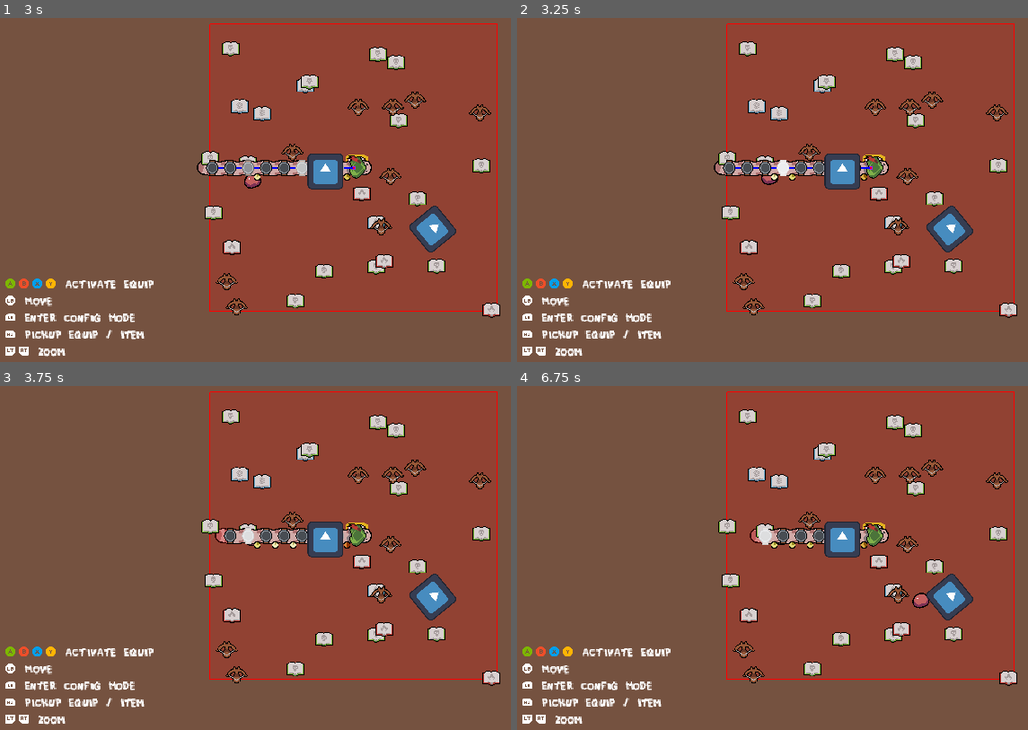
Above: before the commit, frames 1-4 (two rows, left to right).
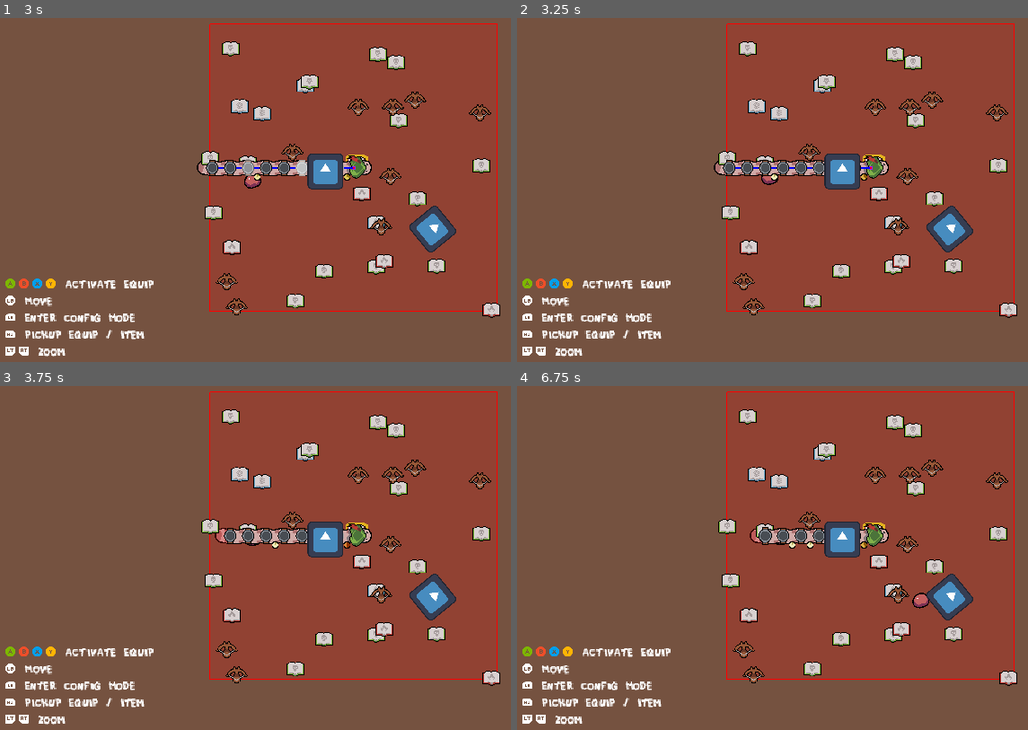
Above: after the commit, the same moments.

Repository: Justuna/worm-odyssey
Game: Godot game, scene res://scenes/tests/worm_test.tscn
The game is run twice, just before and just after one commit, with the same random seed, the same clock (stepped at 60 frames per second) and the same inputs. The engine's default icon, where the game draws it, is replaced by a stand-in: a white triangle on a blue panel in a dark square.
Inputs (mouse positions are in pixels of both pictures, inside the frame that each line leads up to):
- Up to frame 1 (3 s): tap Enter at 0.5, 2 s; move the mouse to (outside the picture) at 0.52 s; hold D 0.53-1.28 s; tap B at 0.6, 1.35, 2.3, 2.85 s; click (outside the picture) at 0.67 s; tap Space at 1.25 s; move the mouse to (209, 186) at 1.27 s; hold S 1.28-2.03 s; move the mouse to (424, 79) at 2.02 s; hold D from 2.03 s (still down); tap G at 2.1 s; move the mouse to (316, 248) at 2.77 s; click (316, 248) at 2.92 s
- Up to frame 2 (3.25 s): keep holding D
- Up to frame 3 (3.75 s): move the mouse to (outside the picture) at 3.52 s; release D at 3.53 s; hold S from 3.53 s (still down); tap B at 3.6 s
- Up to frame 4 (6.75 s): move the mouse to (654, 475) at 4.27 s; tap G at 4.35, 6.6 s; tap B at 4.55, 5.1, 5.85 s; move the mouse to (905, 537) at 5.02 s; click (905, 537) at 5.17 s; move the mouse to (762, 434) at 5.77 s; release S at 5.78 s; hold D from 5.78 s (still down); move the mouse to (outside the picture) at 6.52 s

Frame 1 is identical in both runs. In frame 2, 0.1% of the frame differs, in the area x 50-55%, y 41-48%; in frame 3, 0.1%; in frame 4, 0.2%, in the area x 47-58%, y 40-48%.

Commit message:
Add hit cooldown to hit continuously

Diff:
--- /dev/null
+++ b/assets/shaders/overlay.gdshader
@@ -0,0 +1,23 @@
+shader_type canvas_item;
+render_mode unshaded;
+
+uniform vec4 overlay_color : source_color = vec4(0.0);
+uniform float overlay_amount : hint_range(0.0, 1.0);
+uniform bool overlay_enabled = true;
+
+uniform vec4 overlay_2_color : source_color = vec4(0.0);
+uniform float overlay_2_amount : hint_range(0.0, 1.0);
+uniform bool overlay_2_enabled = true;
+
+void fragment() {
+	vec4 color = texture(TEXTURE, UV);
+	if (color.a > 0.0001) {
+		if (overlay_enabled) {
+			color = mix(color, overlay_color, overlay_amount);
+		}
+		if (overlay_2_enabled) {
+			color = mix(color, overlay_2_color, overlay_2_amount);
+		}
+	}
+	COLOR = color;
+}
--- a/prefabs/enemies/slime.tscn
+++ b/prefabs/enemies/slime.tscn
@@ -1,9 +1,11 @@
-[gd_scene load_steps=19 format=3 uid="uid://bec88jbk7ctt4"]
+[gd_scene load_steps=22 format=3 uid="uid://bec88jbk7ctt4"]
 
 [ext_resource type="Texture2D" uid="uid://qnqhsj8vs6fb" path="res://assets/art/enemies/slime.png" id="1_3ddp4"]
 [ext_resource type="Script" path="res://scripts/entities/hit_detector.gd" id="2_jqabg"]
+[ext_resource type="Shader" path="res://assets/shaders/overlay.gdshader" id="3_hd571"]
 [ext_resource type="Script" path="res://scripts/entities/health.gd" id="3_qd5mw"]
 [ext_resource type="Script" path="res://scripts/entities/hit_taker.gd" id="3_sbi66"]
+[ext_resource type="Script" path="res://scripts/enemies/hit_flash.gd" id="5_b0rnr"]
 [ext_resource type="Script" path="res://scripts/ai/chase_ai.gd" id="5_wyg5w"]
 [ext_resource type="Script" path="res://scripts/entities/team.gd" id="6_f7n8q"]
 [ext_resource type="Script" path="res://scripts/entities/entity_tracker.gd" id="6_vfs0d"]
@@ -14,6 +16,15 @@
 [ext_resource type="Script" path="res://scripts/effects/effect_holder.gd" id="12_4dsbr"]
 [ext_resource type="Resource" uid="uid://x0nym0cu3uxm" path="res://libraries/effect_library.tres" id="13_s6epj"]
 [ext_resource type="AnimationLibrary" uid="uid://xpohjy813mq" path="res://assets/animations/entity.tres" id="14_ablhh"]
+
+[sub_resource type="ShaderMaterial" id="ShaderMaterial_qynvl"]
+shader = ExtResource("3_hd571")
+shader_parameter/overlay_color = Color(0, 0, 0, 0)
+shader_parameter/overlay_amount = null
+shader_parameter/overlay_enabled = false
+shader_parameter/overlay_2_color = Color(1, 1, 1, 1)
+shader_parameter/overlay_2_amount = 0.0
+shader_parameter/overlay_2_enabled = true
 
 [sub_resource type="CircleShape2D" id="CircleShape2D_u53qh"]
 radius = 15.0333
@@ -57,16 +68,23 @@
 position = Vector2(0, 3.31899)
 
 [node name="Visual" type="Sprite2D" parent="VisualHolder"]
+material = SubResource("ShaderMaterial_qynvl")
 position = Vector2(0, -13)
 texture = ExtResource("1_3ddp4")
+
+[node name="HitFlash" type="Node" parent="VisualHolder/Visual" node_paths=PackedStringArray("health")]
+script = ExtResource("5_b0rnr")
+health = NodePath("../../../Health")
 
 [node name="WallCollider" type="CollisionShape2D" parent="."]
 shape = SubResource("CircleShape2D_u53qh")
 
-[node name="Hurtbox" type="Area2D" parent="." node_paths=PackedStringArray("entity")]
+[node name="Hurtbox" type="Area2D" parent="." node_paths=PackedStringArray("entity", "team")]
 position = Vector2(0, -13)
 script = ExtResource("2_jqabg")
 entity = NodePath("..")
+mode = 2
+team = NodePath("../Team")
 
 [node name="CollisionShape2D" type="CollisionShape2D" parent="Hurtbox"]
 shape = SubResource("CircleShape2D_kdnrq")
@@ -76,9 +94,11 @@
 health = NodePath("../../Health")
 hurtbox = NodePath("..")
 
-[node name="Hitbox" type="Area2D" parent="." node_paths=PackedStringArray("entity")]
+[node name="Hitbox" type="Area2D" parent="." node_paths=PackedStringArray("entity", "team")]
 script = ExtResource("2_jqabg")
 entity = NodePath("..")
+mode = 2
+team = NodePath("../Team")
 
 [node name="CollisionShape2D" type="CollisionShape2D" parent="Hitbox"]
 shape = SubResource("CircleShape2D_vx137")
@@ -87,6 +107,8 @@
 [node name="HitContinuously" type="Node" parent="Hitbox" node_paths=PackedStringArray("hitbox", "amount_stat")]
 script = ExtResource("8_5t8x6")
 tick_rate = 1.0
+hit_cooldown = 1.0
+max_hits = 1
 hitbox = NodePath("..")
 amount_stat = NodePath("../../StatBlock/Damage")
 
--- a/prefabs/worm/worm_segment.tscn
+++ b/prefabs/worm/worm_segment.tscn
@@ -14,6 +14,7 @@
 [ext_resource type="Script" path="res://scripts/entities/health.gd" id="7_qqxq3"]
 [ext_resource type="Script" path="res://scripts/entities/stats/stat_block.gd" id="10_nyqvj"]
 [ext_resource type="Script" path="res://scripts/entities/stats/stat.gd" id="11_cgg08"]
+[ext_resource type="Script" path="res://scripts/enemies/hit_flash.gd" id="11_isjfl"]
 [ext_resource type="Script" path="res://scripts/entities/team.gd" id="12_bxh31"]
 
 [sub_resource type="Gradient" id="Gradient_4p2et"]
@@ -80,7 +81,11 @@
 texture = ExtResource("3_rg1sj")
 
 [node name="EquipmentContainer" type="Node2D" parent="CanvasGroup"]
-scale = Vector2(1, 1)
+
+[node name="HitFlash" type="Node" parent="CanvasGroup" node_paths=PackedStringArray("health")]
+script = ExtResource("11_isjfl")
+health = NodePath("../../Health")
+fill_parameter = "overlay_amount"
 
 [node name="HealthIndicatorContainer" type="Sprite2D" parent="."]
 self_modulate = Color(0, 0, 0, 1)
@@ -101,9 +106,11 @@
 health = NodePath("..")
 regen_stat = NodePath("../../StatBlock/Regen")
 
-[node name="HitDetector" type="Area2D" parent="." node_paths=PackedStringArray("entity")]
+[node name="HitDetector" type="Area2D" parent="." node_paths=PackedStringArray("entity", "team")]
 script = ExtResource("7_i4yxk")
 entity = NodePath("..")
+mode = 2
+team = NodePath("../Team")
 
 [node name="CollisionShape2D" type="CollisionShape2D" parent="HitDetector"]
 shape = SubResource("CircleShape2D_x3mp7")
--- /dev/null
+++ b/scripts/enemies/hit_flash.gd
@@ -0,0 +1,20 @@
+class_name HitFlash
+extends Node
+
+
+@export var health: Health
+@export var fill_parameter: String = "overlay_2_amount"
+
+func _ready():
+	health.on_damage.connect(_on_damage.unbind(1))
+	(get_parent() as Node2D).material = (get_parent() as Node2D).material.duplicate()
+
+
+func _on_damage():
+	var tween = get_tree().create_tween()
+	tween.set_ease(Tween.EASE_OUT).set_trans(Tween.TRANS_CUBIC)
+	tween.tween_method(_set_flash, 1.0, 0.0, 0.5)
+
+
+func _set_flash(amount: float):
+	(get_parent() as Node2D).material.set_shader_parameter(fill_parameter, amount)
--- a/scripts/entities/health.gd
+++ b/scripts/entities/health.gd
@@ -14,6 +14,7 @@
 @export var max_health: Stat
 
 var health: int
+var is_dead: bool
 
 var _prev_max_health: int
 
@@ -23,7 +24,11 @@
 	_prev_max_health = max_health.amount
 	max_health.updated.connect(_on_max_health_updated)
 
+
 func take_damage(amount: int):
+	if is_dead:
+		return
+
 	before_damage.emit(amount)
 
 	# TODO: Compute the effect of all effects on this entity first
@@ -34,9 +39,14 @@
 	on_health_changed.emit(-final_amount)
 
 	if health == 0:
+		is_dead = true
 		on_death.emit()
 
+
 func take_healing(amount: int):
+	if is_dead:
+		return
+
 	before_heal.emit(amount)
 
 	# TODO: Compute the effect of all effects on this entity first
--- a/scripts/entities/hit_dealers/hit_continuously.gd
+++ b/scripts/entities/hit_dealers/hit_continuously.gd
@@ -1,18 +1,38 @@
-# Represents an entity or area that continuously deals hits to other entities that overlap with it. Meant for areas of effect.
-
+## Represents an entity or area that continuously deals hits to other entities that
+## overlap with it. Meant for areas of effect.
 class_name HitContinuously
 extends HitType
 
+
 @export var tick_rate: float
+## Delay between hits.
+## Limits the amount of attacks this hitbox
+## can make during a short amount of time.
+@export var hit_cooldown: float
+## Maximum number of hits before
+## this hitbox goes on cooldown.
+@export var max_hits: int
 
 # [Node (Entity)]: null
 var _can_hit: Dictionary
 # [Node (Entity)]: float (Timer)
 var _timers: Dictionary
+var _cooldown_timer: float
+var _is_on_cooldown: bool
+var _curr_hits: int
+
+var _has_cooldown: bool :
+	get:
+		return hit_cooldown > 0
+
 
 func _ready():
 	hitbox.detector_entered.connect(_register_can_hit)
 	hitbox.detector_exited.connect(_deregister_can_hit)
+	_cooldown_timer = 0.0
+	_curr_hits = 0
+	_is_on_cooldown = false
+
 
 func _process(delta):
 	for entity in _timers.keys():
@@ -24,6 +44,11 @@
 		if _timers[entity] == 0:
 			_deal_hit(entity)
 			_timers[entity] = tick_rate
+	if _is_on_cooldown and _cooldown_timer > 0:
+		_cooldown_timer -= delta
+		if _cooldown_timer <= 0:
+			_is_on_cooldown = false
+			_curr_hits = 0
 
 
 func _register_can_hit(other_hit_detector: HitDetector):
@@ -40,6 +65,14 @@
 
 
 func _deal_hit(hit_entity: Node):
+	if _has_cooldown:
+		if _curr_hits >= max_hits:
+			if not _is_on_cooldown:
+				_is_on_cooldown = true
+				_cooldown_timer = hit_cooldown
+			return
+		else:
+			_curr_hits += 1
 	var health = hit_entity.get_node("Health")
 	if health != null and health is Health:
 		if is_healing:
--- a/scripts/entities/hit_dealers/hit_once.gd
+++ b/scripts/entities/hit_dealers/hit_once.gd
@@ -11,6 +11,10 @@
 	hitbox.detector_entered.connect(_deal_hit)
 
 func _deal_hit(other_hit_detector: HitDetector):
+	var team = other_hit_detector.entity.get_node_or_null("Team") as Team
+	if not team or not _can_add(team):
+		return
+
 	var hit_entity = other_hit_detector.entity
 
 	if hit_entity in _been_hit:
--- a/scripts/entities/hit_detector.gd
+++ b/scripts/entities/hit_detector.gd
@@ -3,19 +3,50 @@
 class_name HitDetector
 extends Area2D
 
-@export var entity: Node
 
 signal detector_entered(other_hit_detector: HitDetector)
 signal detector_exited(other_hit_detector: HitDetector)
+
+enum Mode {
+	ANY,
+	ALLY,
+	ENEMY
+}
+
+@export var entity: Node
+@export var mode: Mode
+@export var team: Team
+
+# [HitDetector]: null
+var detectors: Dictionary
+
 
 func _ready():
 	area_entered.connect(_on_enter)
 	area_exited.connect(_on_exit)
 
+
 func _on_enter(area: Area2D):
 	if area is HitDetector:
-		detector_entered.emit(area)
+		if _can_add(area.entity):
+			detectors[area] = null
+			detector_entered.emit(area)
+
 
 func _on_exit(area: Area2D):
-	if area is HitDetector:
+	if area in detectors:
+		detectors.erase(area)
 		detector_exited.emit(area)
+
+
+func _can_add(other_entity: Node2D) -> bool:
+	if mode == Mode.ANY:
+		return true
+	var other_team = other_entity.get_node_or_null("Team") as Team
+	if other_team:
+		match mode:
+			Mode.ALLY:
+				return other_team.team == team.team
+			Mode.ENEMY:
+				return other_team.team != team.team
+	return false
--- a/scripts/worm/worm_controller.gd
+++ b/scripts/worm/worm_controller.gd
@@ -99,7 +99,6 @@
 	worm_tail.rotation = (_visual_segment_positions[_visual_segment_positions.size() - 2] - _visual_segment_positions[_visual_segment_positions.size() - 1]).angle()
 	worm_head.rotation = (_visual_segment_positions[1] - _visual_segment_positions[0]).angle() + PI
 	for i in range(segments.size()):
-		var vis_seg_size = _visual_segment_positions.size()
 		segments[i].global_position = _visual_segment_positions[(i + 1) * visual_segments_per_segment - 1]
 		segments[i].global_rotation = segments[i].global_position.angle_to_point(_visual_segment_positions[i * visual_segments_per_segment + 1])
 
--- a/scripts/worm/worm_segment.gd
+++ b/scripts/worm/worm_segment.gd
@@ -69,7 +69,6 @@
 	canvas_group.material = canvas_group.material.duplicate()
 	health_indicator.material = health_indicator.material.duplicate()
 	health.on_death.connect(_on_death)
-	health.on_damage.connect(_on_damage)
 	health.on_health_changed.connect(_on_health_changed.unbind(1))
 	health_indicator_container.visible = false
 
@@ -163,16 +162,6 @@
 	on_death.emit()
 
 
-func _on_damage(amount: int):
-	var tween = get_tree().create_tween()
-	tween.set_ease(Tween.EASE_OUT).set_trans(Tween.TRANS_CUBIC)
-	tween.tween_method(_set_damage_flash_color, 1.0, 0.0, 0.5)
-
-
-func _set_damage_flash_color(amount: float):
-	(canvas_group.material as ShaderMaterial).set_shader_parameter("overlay_amount", amount)
-
-
 func _on_health_changed():
 	var fill_amount = float(health.health) / health.max_health.amount
 	if fill_amount == 1.0:
Not shown: 1 places in prefabs/worm/worm_segment.tscn that only renumber resources
